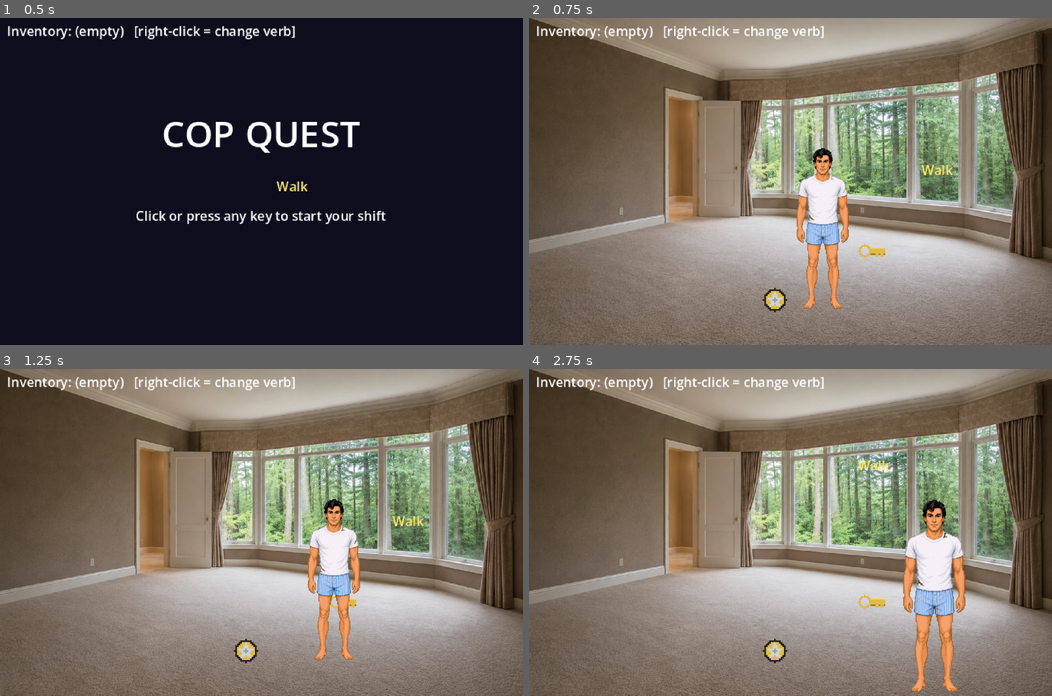
Above: before the commit, frames 1-4 (two rows, left to right).
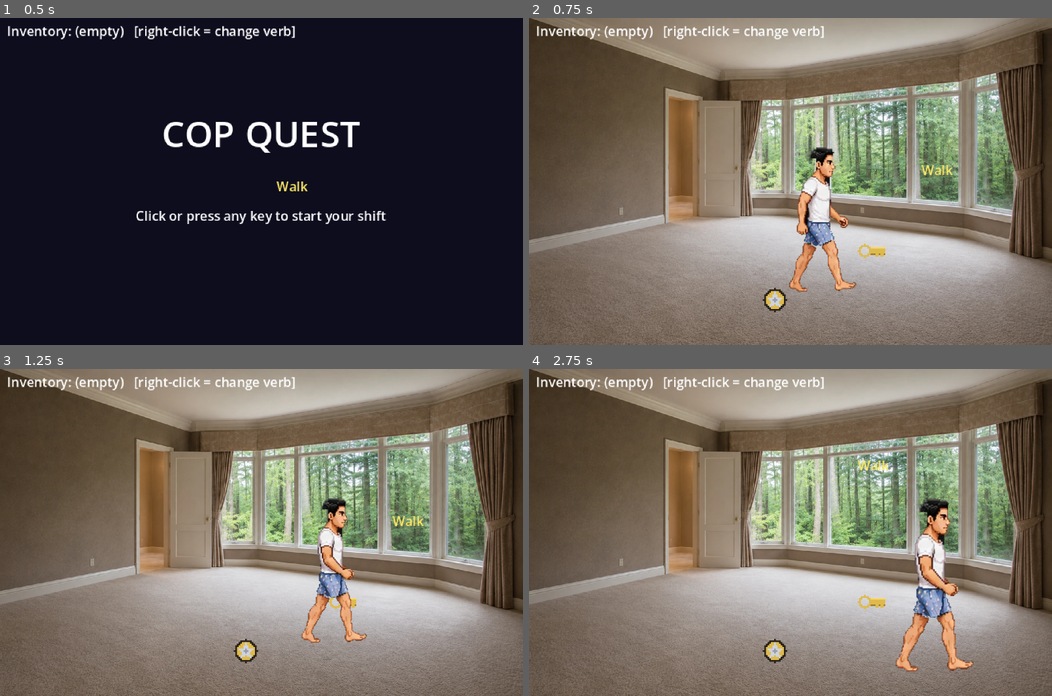
Above: after the commit, the same moments.

Repository: jrizio/cop-quest
Game: Godot game, scene res://scenes/main.tscn
The game is run twice, just before and just after one commit, with the same random seed, the same clock (stepped at 60 frames per second) and the same inputs.
Inputs (mouse positions are in pixels of both pictures, inside the frame that each line leads up to):
- Up to frame 1 (0.5 s): no input
- Up to frame 2 (0.75 s): tap Enter at 0.5 s; move the mouse to (905, 165) at 0.52 s; hold Right (ui_right) from 0.53 s (still down); click (905, 165) at 0.67 s
- Up to frame 3 (1.25 s): keep holding Right (ui_right)
- Up to frame 4 (2.75 s): move the mouse to (685, 548) at 1.27 s; release Right (ui_right) at 1.28 s; hold Down (ui_down) 1.28-2.03 s; tap Space at 2 s; move the mouse to (842, 460) at 2.02 s; hold Right (ui_right) from 2.03 s (still down)

Frame 1 is identical in both runs. In frame 2, 2.8% of the frame differs, in the area x 49-63%, y 39-89%; in frame 3, 2.9%; in frame 4, 4.1%, in the area x 70-85%, y 39-99%.

Commit message:
scene and character walking fixes

Diff:
--- a/scenes/actors/player.tscn
+++ b/scenes/actors/player.tscn
@@ -1,7 +1,7 @@
 [gd_scene load_steps=3 format=3]
 
 [ext_resource type="Script" path="res://scripts/actors/player.gd" id="1"]
-[ext_resource type="Texture2D" path="res://assets/art/officer.png" id="2"]
+[ext_resource type="Texture2D" path="res://assets/art/officer_walk.png" id="2"]
 
 [node name="Player" type="Node2D"]
 script = ExtResource("1")
@@ -9,5 +9,7 @@
 [node name="Sprite" type="Sprite2D" parent="."]
 texture_filter = 2
 texture = ExtResource("2")
-offset = Vector2(0, -240)
-scale = Vector2(0.25, 0.25)
+hframes = 8
+vframes = 4
+offset = Vector2(0, -126.5)
+scale = Vector2(0.48, 0.48)
--- a/scripts/actors/player.gd
+++ b/scripts/actors/player.gd
@@ -12,6 +12,22 @@
 ## Rooms without a WalkArea fall back to the `bounds` rectangle.
 
 @export var speed: float = 60.0
+
+## Walk-cycle playback speed, frames per second.
+@export var walk_fps: float = 10.0
+
+# Sprite sheet rows (vframes order in assets/art/officer_walk.png).
+const ROW_DOWN := 0
+const ROW_UP := 1
+const ROW_RIGHT := 2
+const ROW_LEFT := 3
+const WALK_FRAMES := 8
+
+@onready var _sprite: Sprite2D = $Sprite
+
+var _row: int = ROW_DOWN
+var _anim_time: float = 0.0
+var _moved_this_frame: bool = false
 
 ## Fallback rectangle when no walk polygon is set.
 var bounds: Rect2 = Rect2(0, 0, 320, 200)
@@ -46,6 +62,7 @@
 
 
 func _process(delta: float) -> void:
+	_moved_this_frame = false
 	var kb := Vector2(
 		Input.get_axis("ui_left", "ui_right"),
 		Input.get_axis("ui_up", "ui_down"))
@@ -60,9 +77,7 @@
 		_has_target = false
 		_on_arrive = Callable()
 		_move(kb * speed * delta)
-		return
-
-	if _has_target:
+	elif _has_target:
 		var to_target := _target - global_position
 		if to_target.length() <= 2.0:
 			_has_target = false
@@ -73,6 +88,8 @@
 		else:
 			_move(to_target.normalized() * speed * delta)
 
+	_update_anim(delta)
+
 
 ## Apply a movement step, sliding along the walkable-area edge when the full
 ## step would leave it (try full step, then x-only, then y-only).
@@ -80,13 +97,34 @@
 func _move(step: Vector2) -> void:
 	step *= scale.x
 	for attempt in [step, Vector2(step.x, 0.0), Vector2(0.0, step.y)]:
+		if attempt == Vector2.ZERO:
+			continue
 		var next: Vector2 = global_position + attempt
 		if _is_walkable(next):
 			global_position = next
 			_update_perspective()
+			_moved_this_frame = true
+			_face(attempt)
 			return
 	# Fully blocked: cancel a pending click-walk so we don't grind forever.
 	_has_target = false
+
+
+## Pick the sprite-sheet row from the applied movement direction.
+func _face(v: Vector2) -> void:
+	if absf(v.x) >= absf(v.y):
+		_row = ROW_RIGHT if v.x > 0.0 else ROW_LEFT
+	else:
+		_row = ROW_DOWN if v.y > 0.0 else ROW_UP
+
+
+func _update_anim(delta: float) -> void:
+	if _moved_this_frame:
+		_anim_time += delta
+		_sprite.frame = _row * WALK_FRAMES + int(_anim_time * walk_fps) % WALK_FRAMES
+	else:
+		_anim_time = 0.0
+		_sprite.frame = _row * WALK_FRAMES  # standing: first frame of the facing
 
 
 func _update_perspective() -> void:
Binary file added: assets/art/officer_walk.png
Not shown, added: assets/art/officer_walk.png.import
Not shown, added: assets/source/walk_sheet.png.import
Not shown, changed: README.md
Not shown, added: tools/slice_sheet.js
